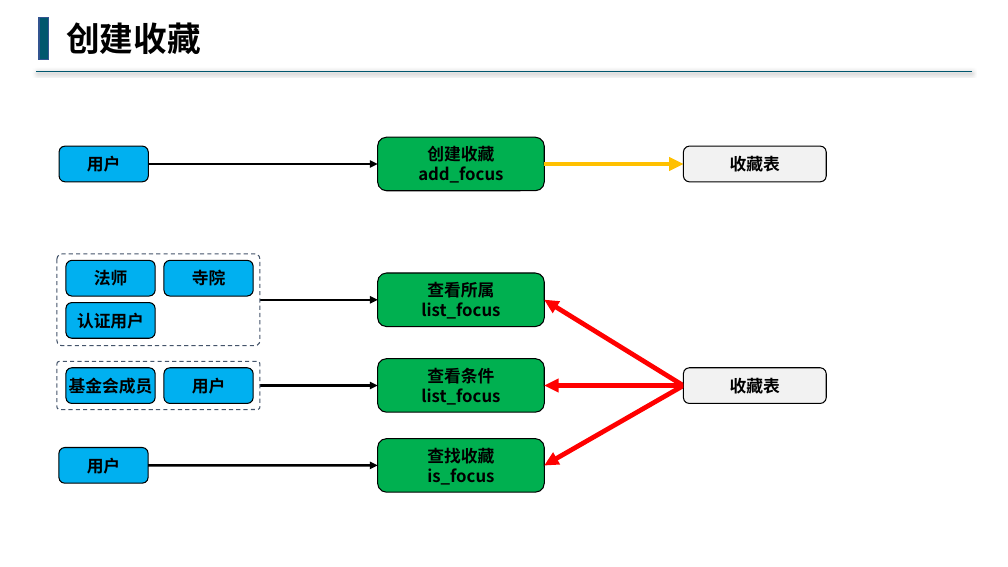
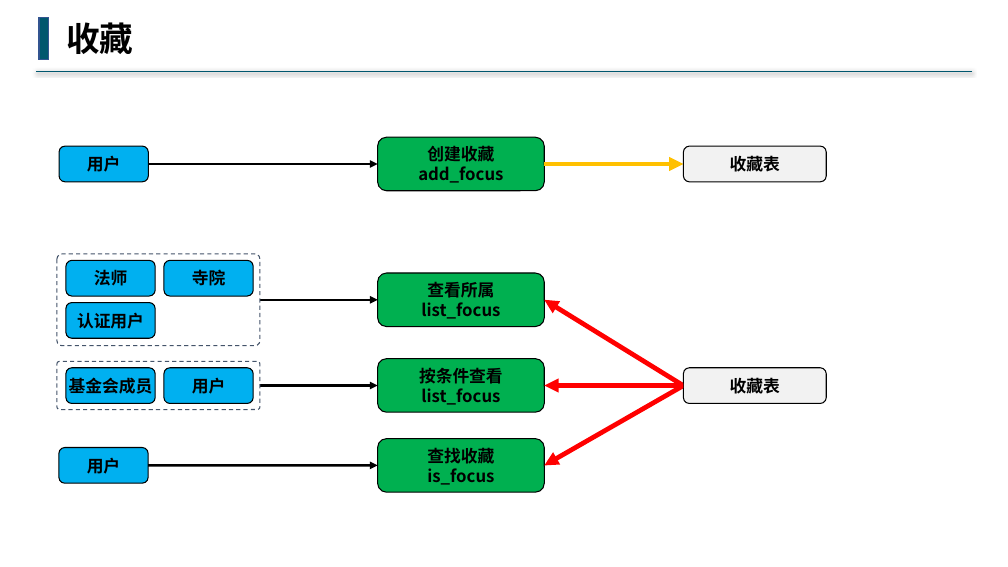
Before and after one commit to buddhachain/buddhaContract, a slide deck: slide 7 of doc/05.梵音.pptx. Drawn at 1008x567 pixels with LibreOffice and Linux fonts; fonts in the diff are those of the drawing. Boxes give left, top, right and bottom in pixels: in the first picture for what was removed or moved away, otherwise in the second. Text is boxed around its words. In the diff, an @@ line names an element or a change of style, - is before the commit and + after.

```diff
--- a/doc/05.梵音.pptx
+++ b/doc/05.梵音.pptx
@@ text at box(66, 22, 133, 54): text changed @@
-创建收藏
+收藏
@@ text in rounded rectangle at box(419, 368, 503, 384): text changed @@
-查看条件
+按条件查看
```
Also in this commit, not shown: 3 other slides changed, 2 other files.
